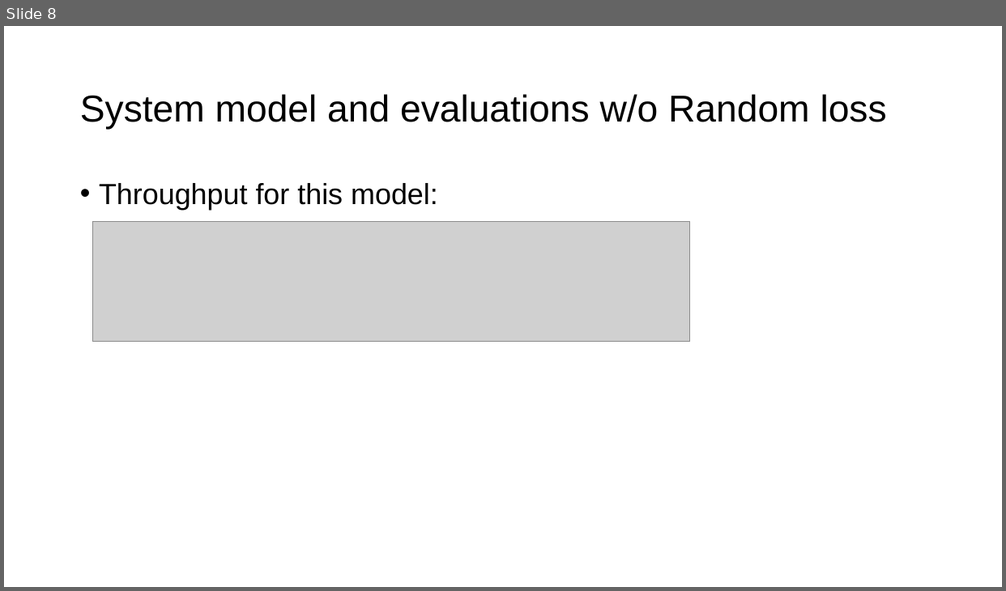
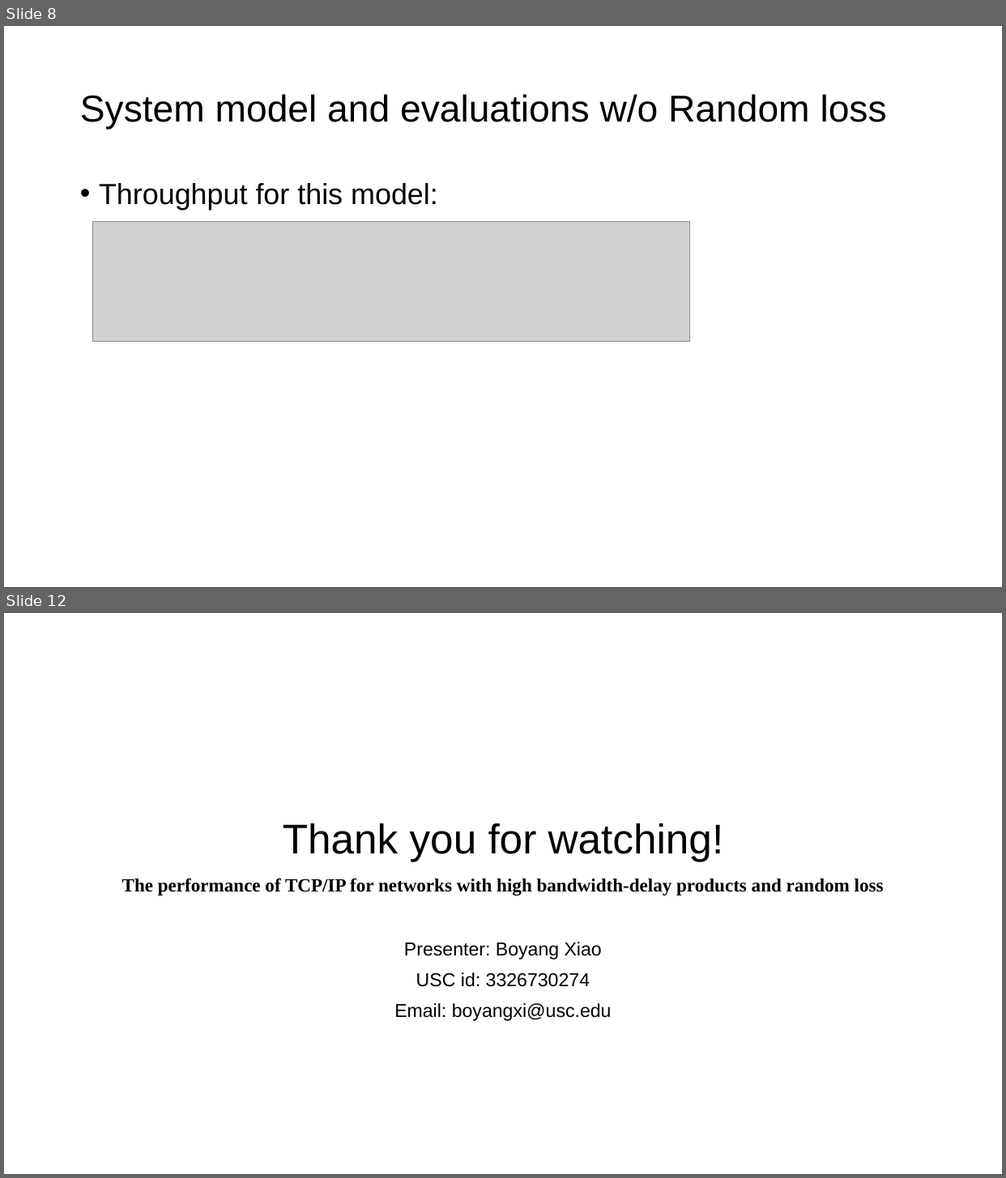
Before and after one commit to SeanXiaoby/ee542_projects, a slide deck: Reading Assignments/02/Reading-02-Boyang Xiao.pptx. Shown one above the other, each under a label of ours: slide 8 before the commit, slides 8 and 12 after it; the slides between them are not shown. The pictures are 1006x591 and 1006x1178 pixels, drawn with LibreOffice and Linux fonts; fonts in the diff are those of the drawing; grey boxes stand for pictures. Boxes give left, top, right and bottom in pixels: in the first picture for what was removed or moved away, otherwise in the second. Text is boxed around its words. In the diff, an @@ line names an element or a change of style, - is before the commit and + after.

```diff
--- a/Reading Assignments/02/Reading-02-Boyang Xiao.pptx
+++ b/Reading Assignments/02/Reading-02-Boyang Xiao.pptx
@@ slide 12 added at [4,613,1002,1174], background #FFFFFF @@
@@ title added at [122,823,884,896], 18 pt, text #000000, bold @@
+Thank you for watching!
+The performance of TCP/IP for networks with high bandwidth-delay products and random loss
@@ subtitle added at [394,942,612,1021], 18 pt, text #000000 @@
+Presenter: Boyang Xiao
+USC id: 3326730274
+Email: boyangxi@usc.edu
```
Also in this commit, not shown: 1 slide changed, 2 other slides added.
